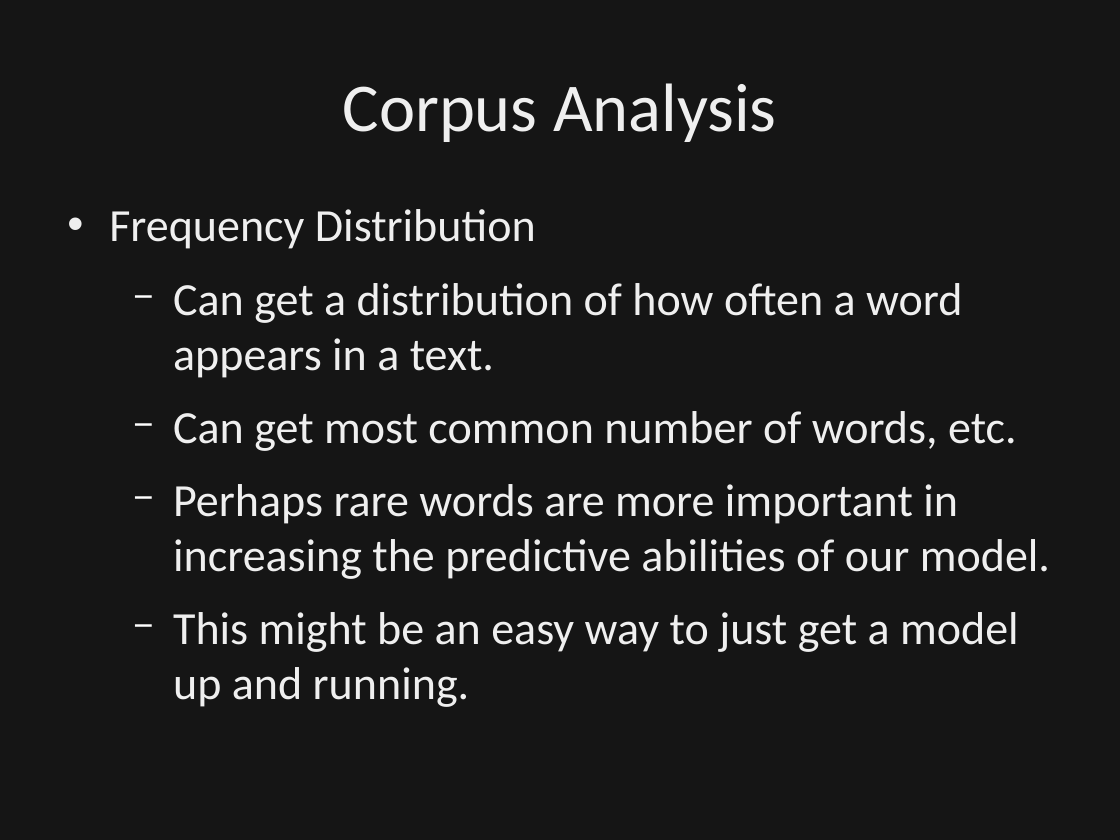
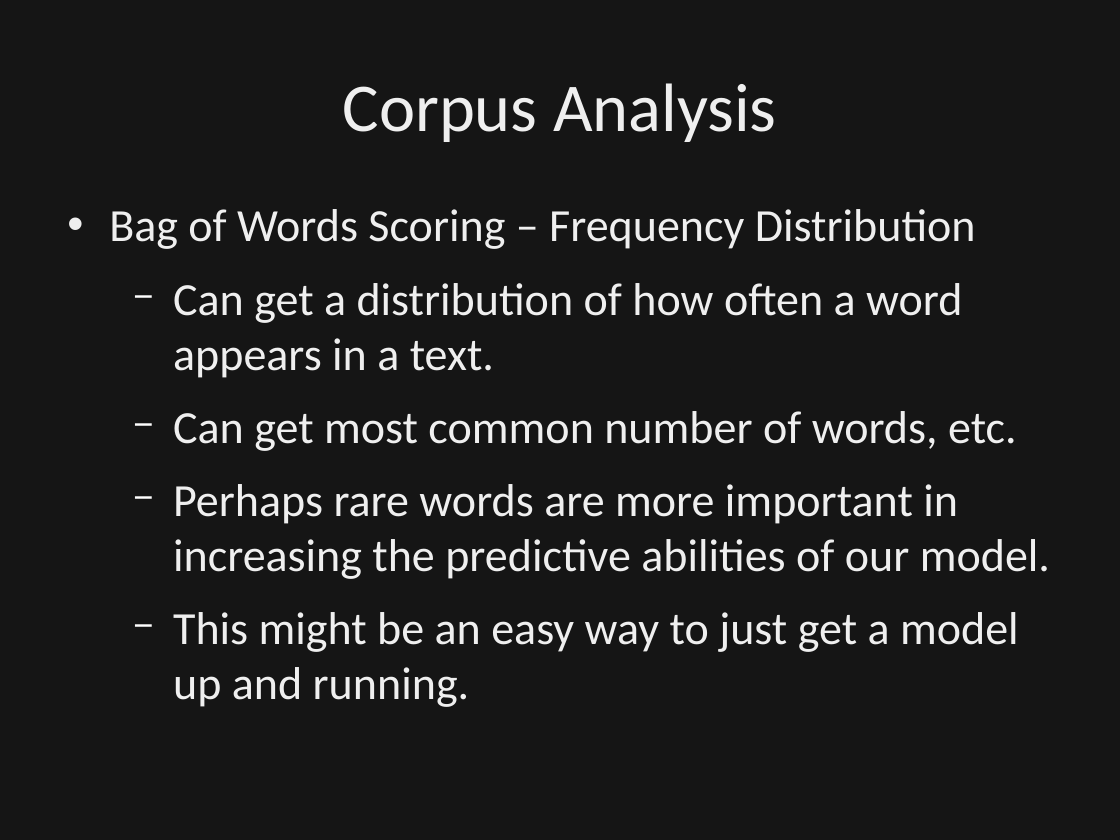
Before and after one commit to dbowmans46/PracticalProgramming, a slide deck: slide 55 of Session 7 - Python/Instructional Material/Session 7 - Python Brief Intro to NLP.odp (slide 52 before the commit). Drawn at 1120x840 pixels with LibreOffice and Linux fonts; fonts in the diff are those of the drawing; background and template pictures are left out; a plain dark background stands for a picture behind light text. Boxes give left, top, right and bottom in pixels: in the first picture for what was removed or moved away, otherwise in the second. Text is boxed around its words. In the diff, an @@ line names an element or a change of style, - is before the commit and + after.

```diff
--- a/Session 7 - Python/Instructional Material/Session 7 - Python Brief Intro to NLP.odp
+++ b/Session 7 - Python/Instructional Material/Session 7 - Python Brief Intro to NLP.odp
@@ text at [109, 209, 976, 249]: text changed @@
-• Frequency Distribution
+• Bag of Words Scoring – Frequency Distribution
```
Also in this commit, not shown: 5 other slides changed, 3 slides added, 1 other file.
